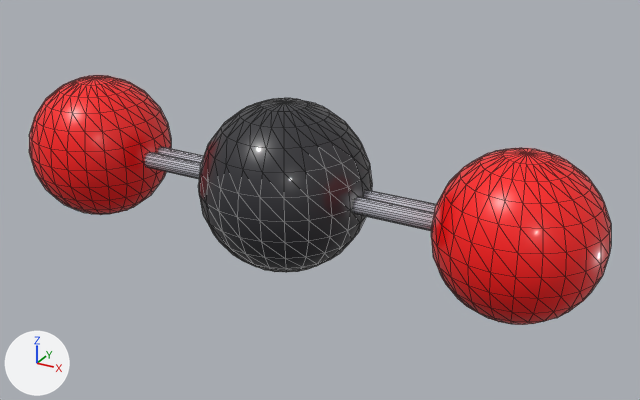
Renders of the glTF model kit/visuals/molecules/carbon-dioxide.glb from each side of a commit.
One viewpoint serves both versions: a camera (50 mm lens) standing at (2.49, -4.12, 2.01) and looking at (0.19, 0.07, -0.08). The lights are fixed; the arrows at lower left show +X, +Y and +Z. The picture after the commit comes second. Mesh edges are drawn as thin lines. Where no turn or scale is listed for an object, it has been applied to the vertices.

The first picture shows 'C1', 'O0', 'O2', 'bond0-1', 'bond1-0', 'bond1-1' and 1 more.
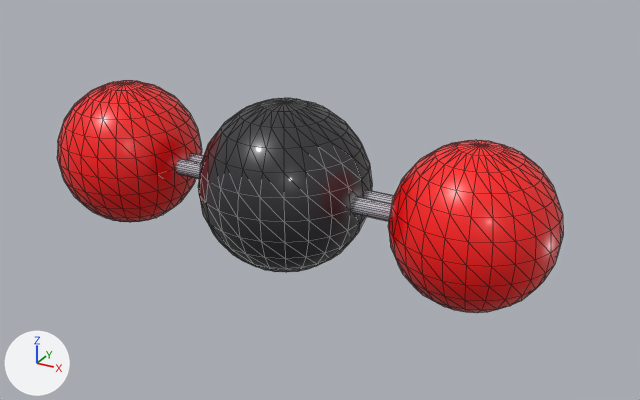
Where the newer file only moved an object's origin or applied its transform, the numbers keep the older frame.

Pixel boxes [x1, y1, x2, y2] of what changed, in the pictures (640 x 400 px):
```json
{"object": "O2", "change": "moved", "before": [431, 148, 611, 325], "after": [388, 140, 563, 313]}
{"object": "O0", "change": "moved", "before": [29, 75, 171, 215], "after": [57, 80, 202, 222]}
```

Scene script edits in JSON lines:
```json
{"op": "set", "path": "ob_o0.location", "old": "(-1.405, 0.0, 0.0)", "new": "(-1.162, 0.0, 0.0)"}
{"op": "set", "path": "ob_o2.location", "old": "(1.405, 0.0, 0.0)", "new": "(1.162, 0.0, 0.0)"}
```
